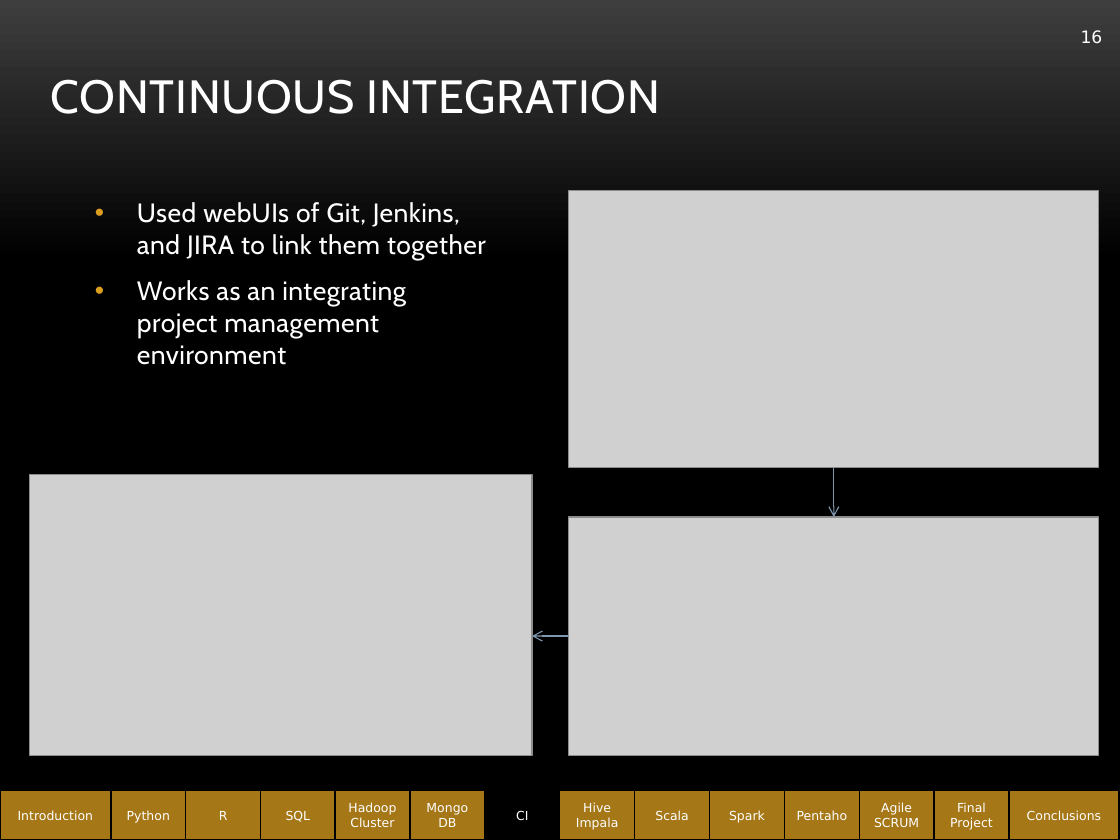
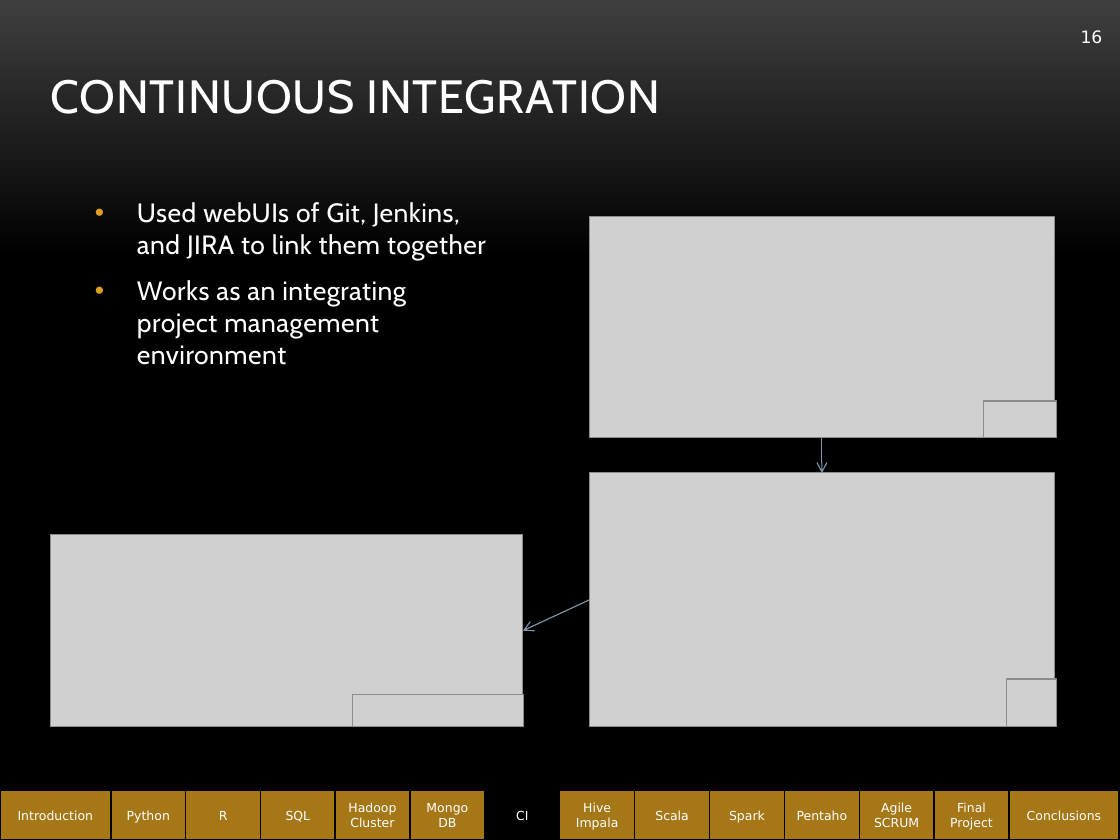
Before and after one commit to abe1ge/teletubbiesQAC, a slide deck: slide 16 of FinalPresentation.pptx. Drawn at 1120x840 pixels with LibreOffice and Linux fonts; fonts in the diff are those of the drawing; grey boxes stand for pictures; background and template pictures are left out. Boxes give left, top, right and bottom in pixels: in the first picture for what was removed or moved away, otherwise in the second. Text is boxed around its words. In the diff, an @@ line names an element or a change of style, - is before the commit and + after.

```diff
--- a/FinalPresentation.pptx
+++ b/FinalPresentation.pptx
@@ picture: place and size @@
-picture at <box>569,190,1099,467</box>
+picture at <box>589,217,1054,438</box>
@@ picture added at <box>983,401,1056,438</box> @@
@@ arrow moved from (834, 467) - (834, 517) to (822, 438) - (822, 473) @@
@@ picture: place and size @@
-picture at <box>569,517,1099,756</box>
+picture at <box>589,473,1054,727</box>
@@ picture: place and size @@
-picture at <box>29,475,532,756</box>
+picture at <box>50,534,523,727</box>
@@ arrow moved from (569, 636) - (532, 636) to (589, 600) - (523, 631) @@
@@ picture added at <box>1007,679,1057,727</box> @@
@@ picture added at <box>352,694,523,727</box> @@
```
Also in this commit, not shown: 16 other slides changed.
